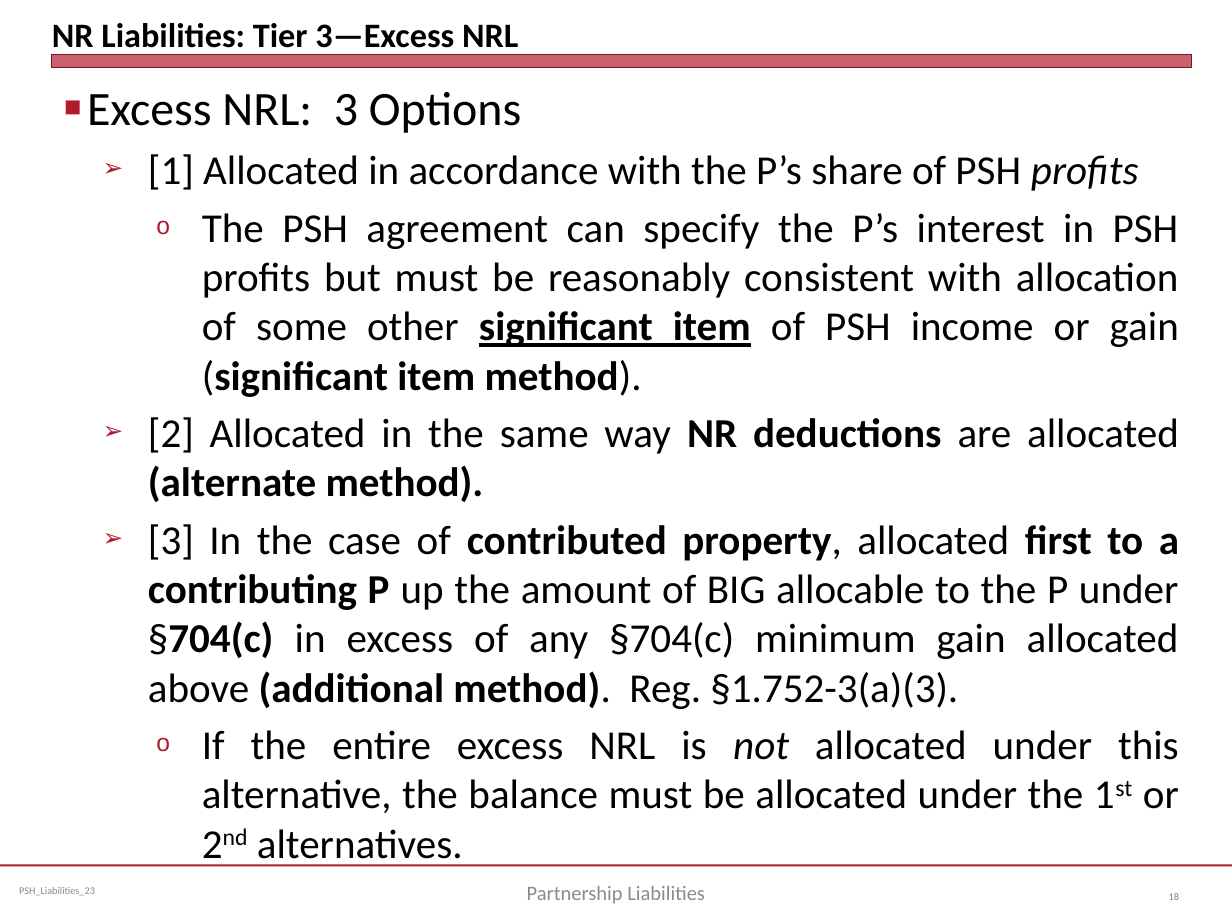
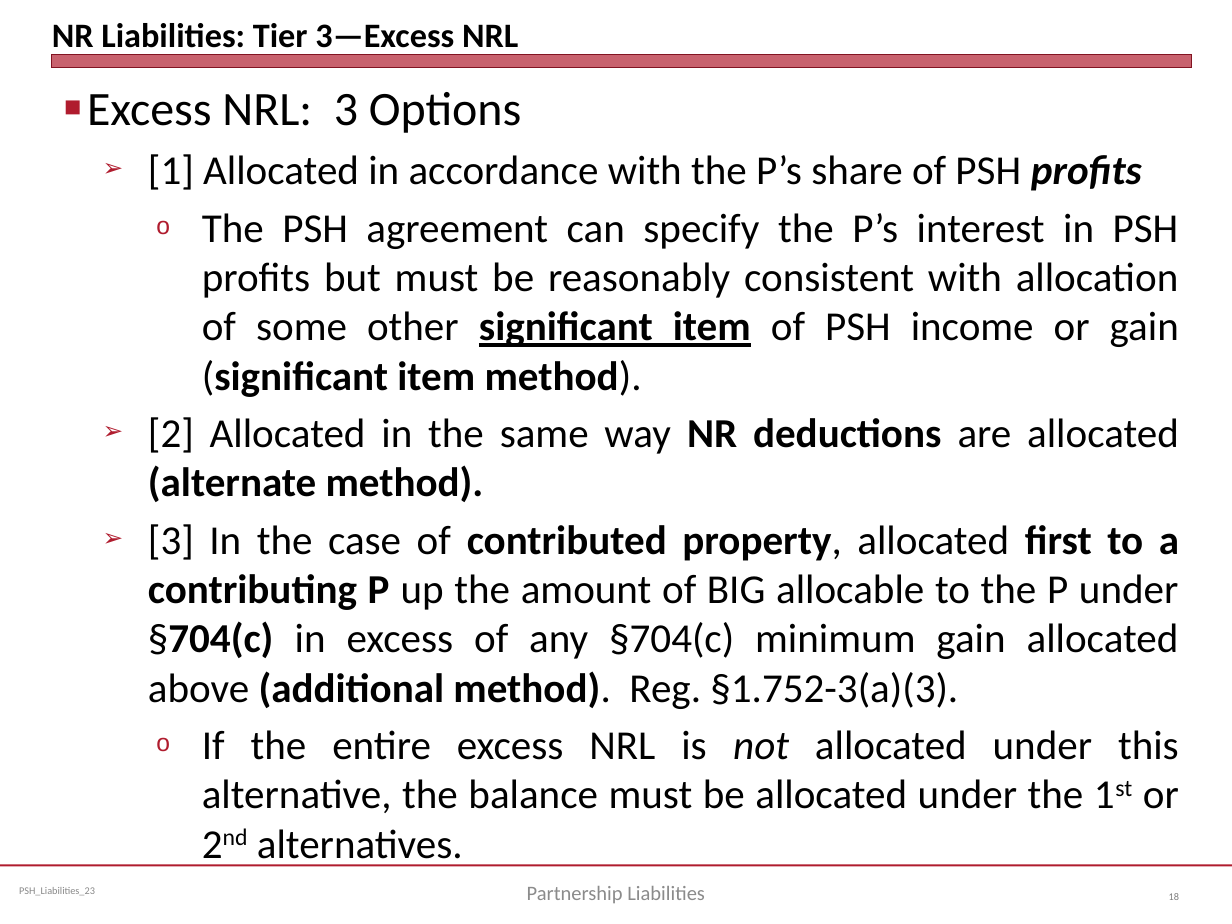
Before and after one commit to jmc877/Partnership-Tax, a slide deck: slide 18 of slides/PSH_Liabilities_23.pptx. Drawn at 1232x924 pixels with LibreOffice and Linux fonts; fonts in the diff are those of the drawing. Boxes give left, top, right and bottom in pixels: in the first picture for what was removed or moved away, otherwise in the second. Text is boxed around its words. In the diff, an @@ line names an element or a change of style, - is before the commit and + after.

```diff
--- a/slides/PSH_Liabilities_23.pptx
+++ b/slides/PSH_Liabilities_23.pptx
@@ text at [148, 154, 1142, 191]: bold on in "profits" @@
```
Also in this commit, not shown: 2 other slides changed.
